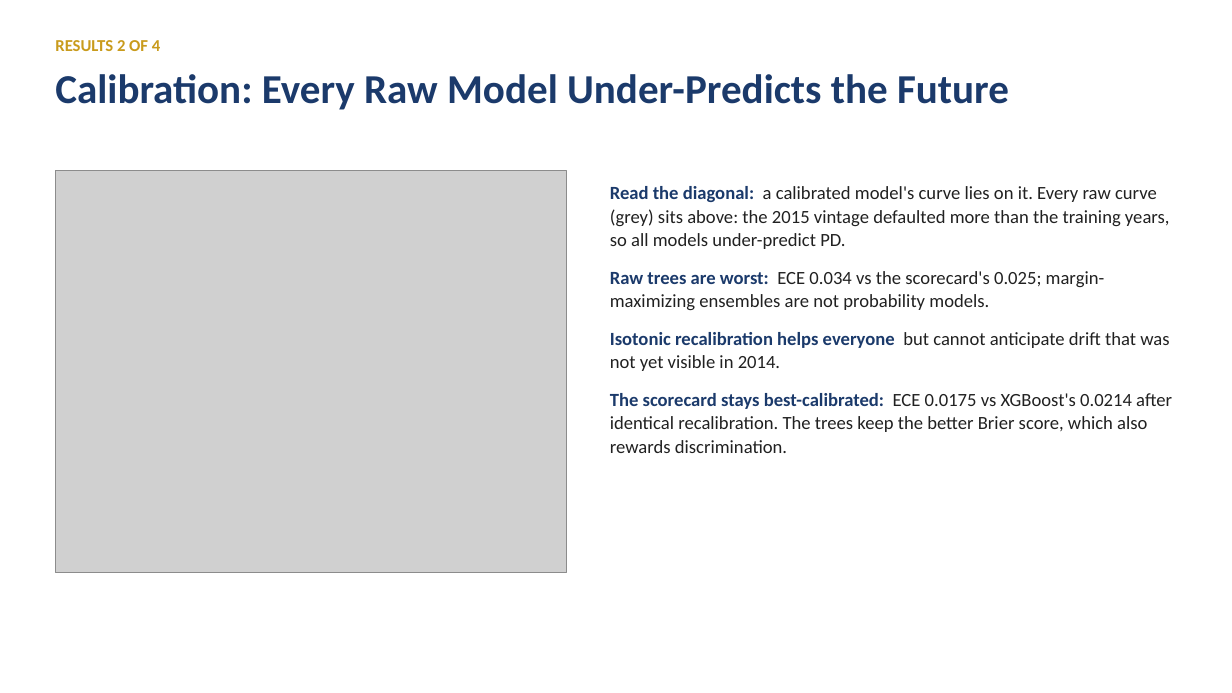
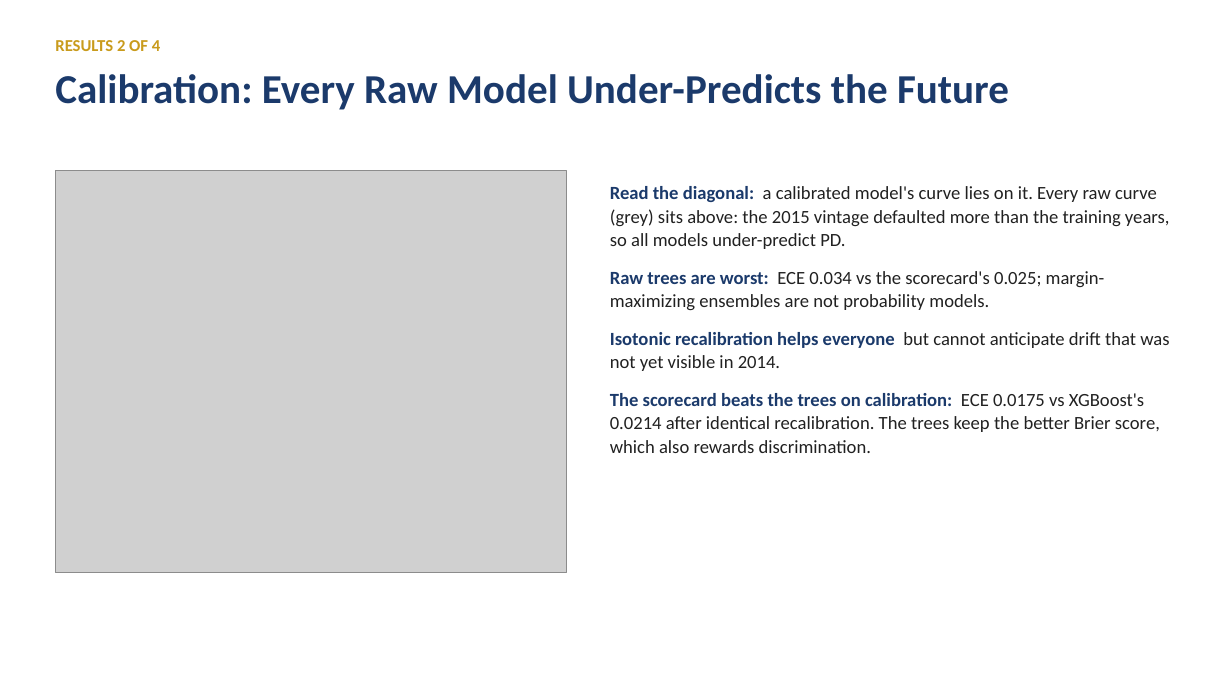
Before and after one commit to iitgF/T8, a slide deck: slide 8 of report_and_video/Project_Video_Presentation.pptx. Drawn at 1232x693 pixels with LibreOffice and Linux fonts; fonts in the diff are those of the drawing; grey boxes stand for pictures. Boxes give left, top, right and bottom in pixels: in the first picture for what was removed or moved away, otherwise in the second. Text is boxed around its words. In the diff, an @@ line names an element or a change of style, - is before the commit and + after.

```diff
--- a/report_and_video/Project_Video_Presentation.pptx
+++ b/report_and_video/Project_Video_Presentation.pptx
@@ text at (610,393,1160,453): text changed @@
-The scorecard stays best-calibrated: ECE 0.0175 vs XGBoost's 0.0214 after identical recalibration. The trees keep the better Brier score, which also rewards discrimination.
+The scorecard beats the trees on calibration: ECE 0.0175 vs XGBoost's 0.0214 after identical recalibration. The trees keep the better Brier score, which also rewards discrimination.
```
Also in this commit, not shown: 1 other slide changed, 7 other files.
